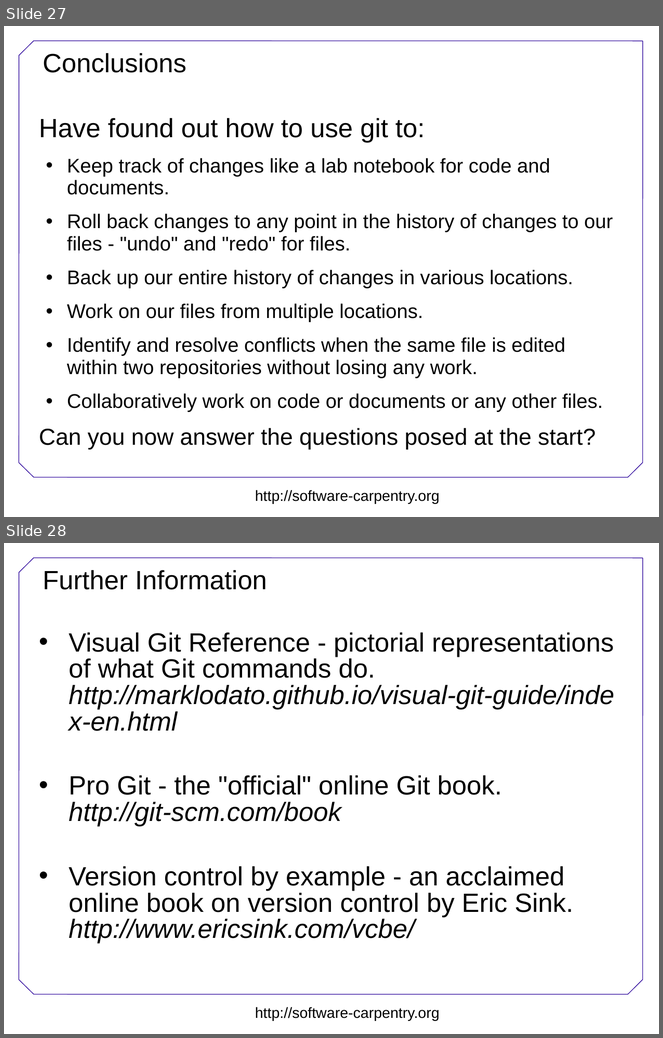
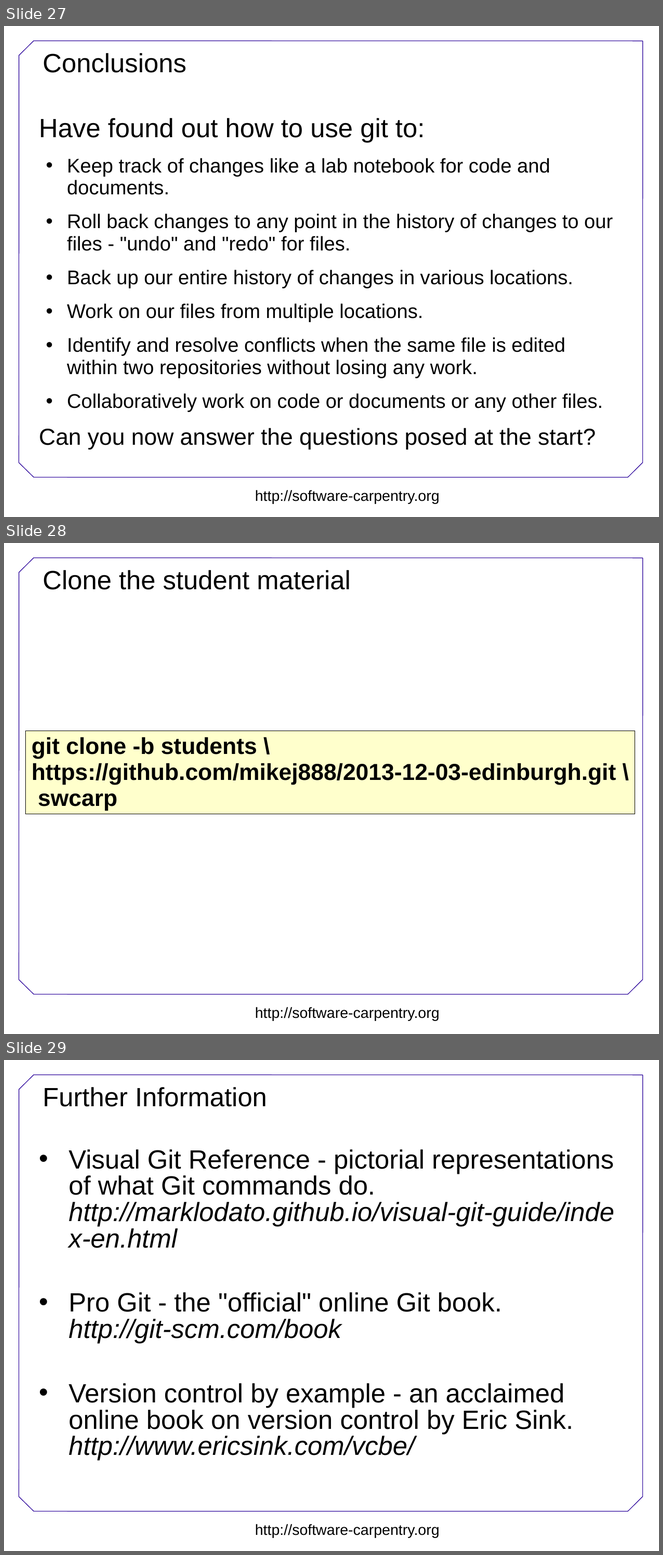
Before and after one commit to wking/swc-boot-camps, a slide deck: git/Version-control.ppt. Shown one above the other, each under a label of ours: slides 27 and 28 before the commit, slides 27, 28 and 29 after it. The pictures are 663x1038 and 663x1555 pixels, drawn with LibreOffice and Linux fonts; fonts in the diff are those of the drawing; background and template pictures are left out. Boxes give left, top, right and bottom in pixels: in the first picture for what was removed or moved away, otherwise in the second. Text is boxed around its words. In the diff, an @@ line names an element or a change of style, - is before the commit and + after.

Commit message:
Version-control.ppt: added conent - downloading the student material.

```diff
--- a/git/Version-control.ppt
+++ b/git/Version-control.ppt
@@ slide 28 added at box(4, 543, 659, 1034), background #FFFFFF; not listed: 8 template elements that a slide beside it also shows @@
@@ title added at box(42, 570, 351, 590), 32 pt, text #000000 @@
+Clone the student material
@@ rectangle added at box(25, 731, 635, 815), fill #FFFFCC, outline #000000 0.74 pt, 28 pt, text #000000, bold @@
+git clone -b students \
+https://github.com/mikej888/2013-12-03-edinburgh.git \
+swcarp
@@ what was slide 28 is now slide 29 @@
```
